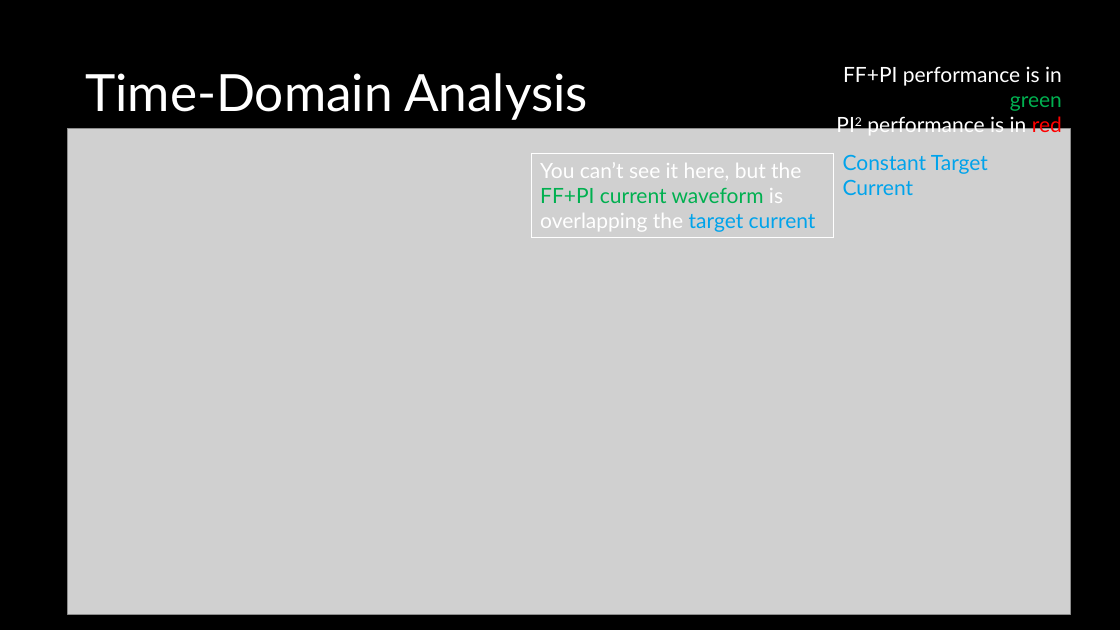
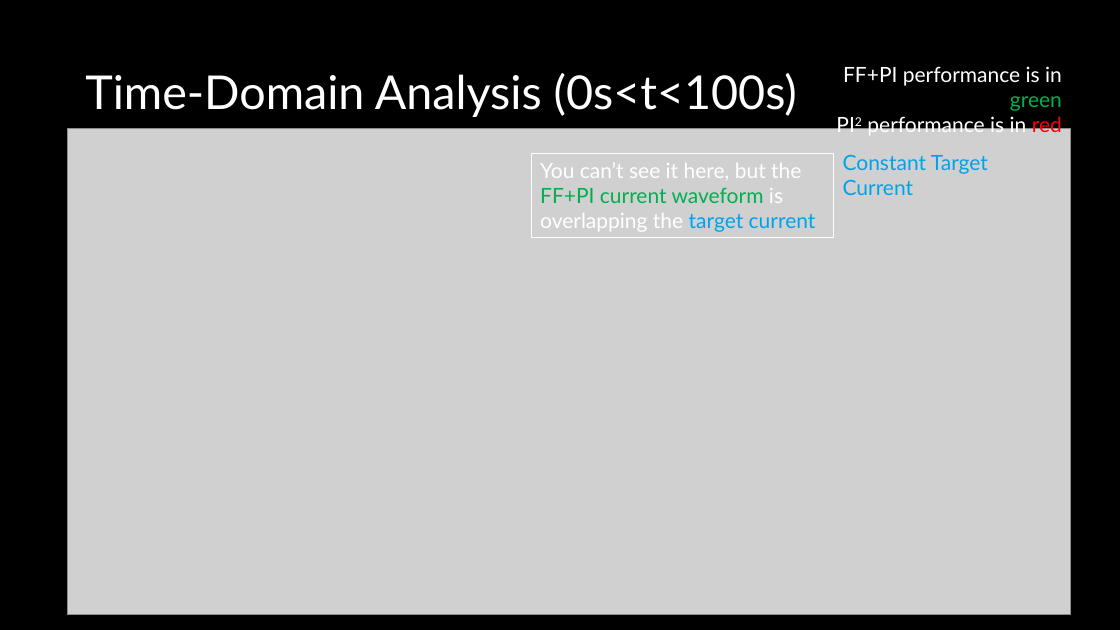
Before and after one commit to ut-ras/rm_electrical-supercap_v2, a slide deck: slide 12 of UT Robomasters – Supercap Power Stage Modeling.pptx. Drawn at 1120x630 pixels with LibreOffice and Linux fonts; fonts in the diff are those of the drawing; grey boxes stand for pictures. Boxes give left, top, right and bottom in pixels: in the first picture for what was removed or moved away, otherwise in the second. Text is boxed around its words. In the diff, an @@ line names an element or a change of style, - is before the commit and + after.

```diff
--- a/UT Robomasters – Supercap Power Stage Modeling.pptx
+++ b/UT Robomasters – Supercap Power Stage Modeling.pptx
@@ title at bbox=[85, 73, 797, 117]: text changed; size 44 to 40 pt @@
-Time-Domain Analysis
+Time-Domain Analysis (0s<t<100s)
```
Also in this commit, not shown: 4 other slides changed.
